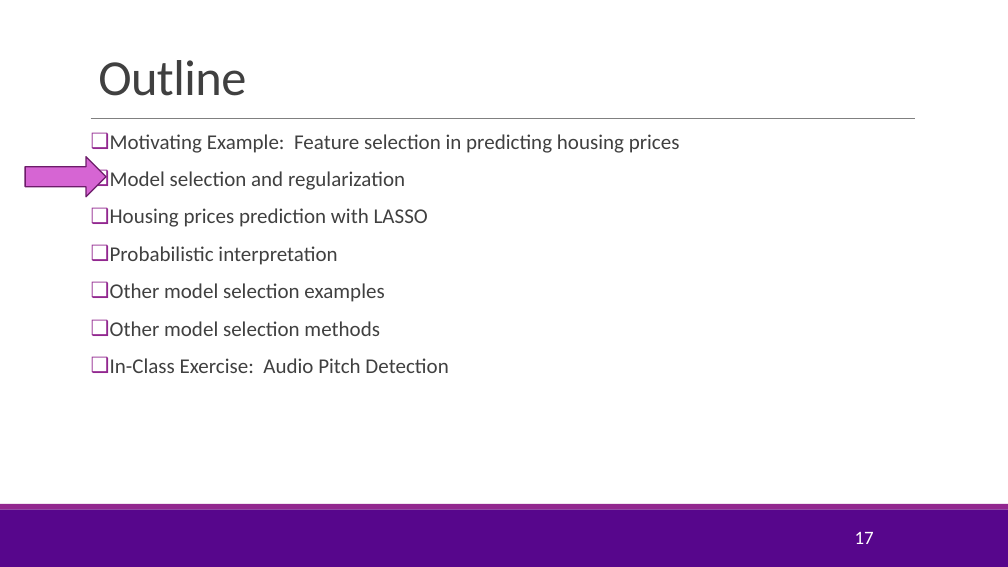
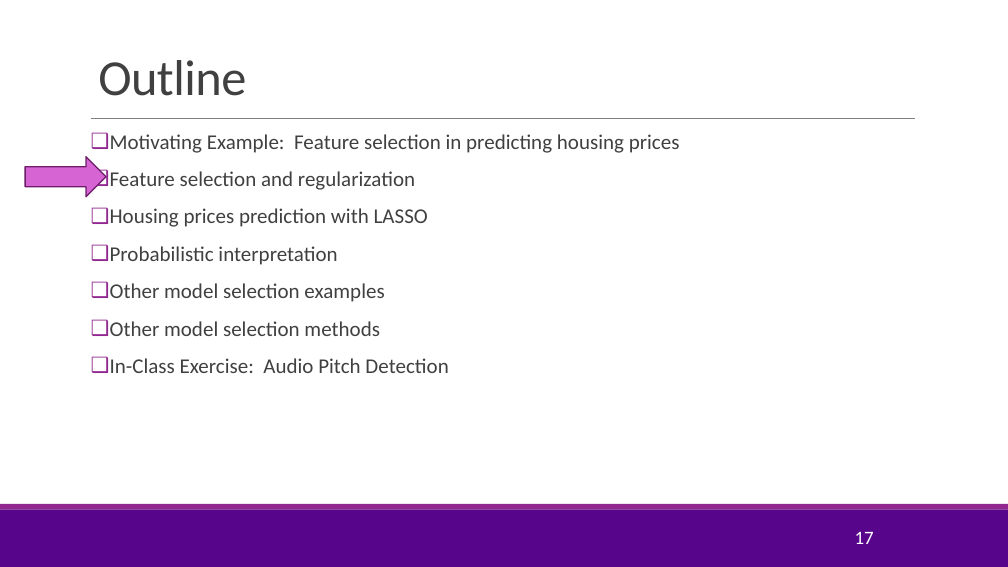
Before and after one commit to pliugithub/MachineLearning, a slide deck: slide 17 of lectures/Lect05_Lasso.pptx. Drawn at 1008x567 pixels with LibreOffice and Linux fonts; fonts in the diff are those of the drawing; background and template pictures are left out. Boxes give left, top, right and bottom in pixels: in the first picture for what was removed or moved away, otherwise in the second. Text is boxed around its words. In the diff, an @@ line names an element or a change of style, - is before the commit and + after.

```diff
--- a/lectures/Lect05_Lasso.pptx
+++ b/lectures/Lect05_Lasso.pptx
@@ text at (110,171,415,190): text changed @@
-❑ Model selection and regularization
+❑ Feature selection and regularization
```
Also in this commit, not shown: 2 other slides changed, 1 other file.
